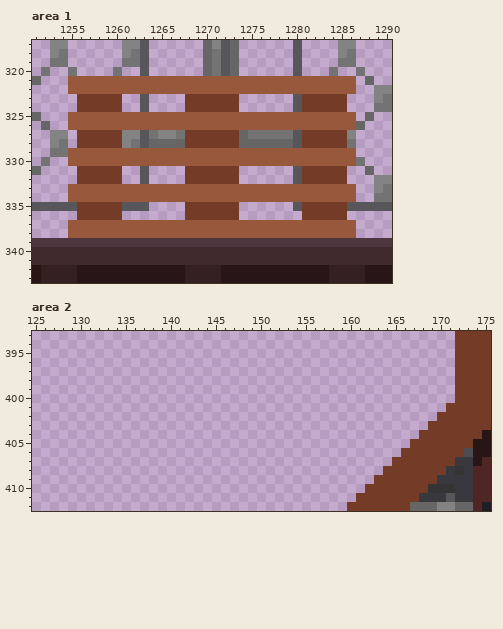
Two versions of one pixel-art file, assets/sprites/environment/chapter-1.aseprite. Above: the version before the commit.
2132x512 pixels, 1 frame. Colours within 5 levels of each other are drawn and written as one. Shown: area 1: x 1251..1290, y 317..343; area 2: x 125..175, y 393..412. The commit also changed other parts of the picture, which this record leaves out.
New version:
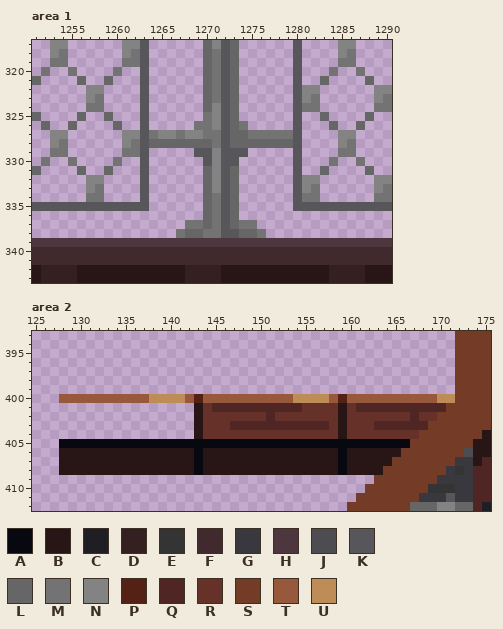
Palette (. is transparent): A #080810  B #281516  C #1e1e24  D #352021  E #353434  F #402a2e  G #38383e  H #4d363d  J #4d4d51  K #57575b  L #666666  M #737373  N #838383  P #532214  Q #4f2624  R #663129  S #743b27  T #98583c  U #be8c57
Diff:
{"change": "layer \"Proto 1/Building\" now shown"}
{"change": "layer \"Props exterior\" now hidden"}
{"where": "area 1"}
{"y":321,"x":1255,"old":"TTTTTTTTTTTTTTTTTTTTTTTTTTTTTTTT","new":".L..L...K......LMKL......K..L..."}
{"y":322,"x":1255,"old":"TTTTTTTTTTTTTTTTTTTTTTTTTTTTTTTT","new":"..NN....K......LMKL......KNN...."}
{"y":323,"x":1256,"old":"SSSSS","new":".NM.."}
{"y":323,"x":1268,"old":"SSSSSS","new":"..LMKL"}
{"y":323,"x":1281,"old":"SSSSS","new":"NM..."}
{"y":324,"x":1256,"old":"SSSSS","new":".MM.."}
{"y":324,"x":1268,"old":"SSSSSS","new":"..LNKL"}
{"y":324,"x":1281,"old":"SSSSS","new":"MM..."}
{"y":325,"x":1255,"old":"TTTTTTTTTTTTTTTTTTTTTTTTTTTTTTTT","new":".L..L...K......MNKL......K..L..."}
{"y":326,"x":1255,"old":"TTTTTTTTTTTTTTTTTTTTTTTTTTTTTTTT","new":"L....L..K.....MMNKLM.....K...L.."}
{"y":327,"x":1256,"old":"SSSSS","new":"....."}
{"y":327,"x":1268,"old":"SSSSSS","new":"NNMMKL"}
{"y":327,"x":1281,"old":"SSSSS","new":"....N"}
{"y":328,"x":1256,"old":"SSSSS","new":"....."}
{"y":328,"x":1268,"old":"SSSSSS","new":"LLLMKL"}
{"y":328,"x":1281,"old":"SSSSS","new":"....N"}
{"y":329,"x":1255,"old":"TTTTTTTTTTTTTTTTTTTTTTTTTTTTTTTT","new":"......MMK.....KKNKKK.....K....MM"}
{"y":330,"x":1255,"old":"TTTTTTTTTTTTTTTTTTTTTTTTTTTTTTTT","new":"M....M..K......KNKK......K...M.."}
{"y":331,"x":1256,"old":"SSSSS","new":"L..L."}
{"y":331,"x":1268,"old":"SSSSSS","new":"..LNKL"}
{"y":331,"x":1281,"old":"SSSSS","new":"..L.."}
{"y":332,"x":1256,"old":"SSSSS","new":".NN.."}
{"y":332,"x":1268,"old":"SSSSSS","new":"..LNKL"}
{"y":332,"x":1281,"old":"SSSSS","new":"NN..."}
{"y":333,"x":1255,"old":"TTTTTTTTTTTTTTTTTTTTTTTTTTTTTTTT","new":"..NM....K......LNKL......KNM...."}
{"y":334,"x":1255,"old":"TTTTTTTTTTTTTTTTTTTTTTTTTTTTTTTT","new":"..MM....K......LMKL......KMM...."}
{"y":335,"x":1256,"old":"SSSSS","new":"KKKKK"}
{"y":335,"x":1268,"old":"SSSSSS","new":"..LMKL"}
{"y":335,"x":1281,"old":"SSSSS","new":"KKKKK"}
{"y":336,"x":1256,"old":"SSSSS","new":"....."}
{"y":336,"x":1268,"old":"SSSSSS","new":"..LMKL"}
{"y":336,"x":1281,"old":"SSSSS","new":"....."}
{"y":337,"x":1255,"old":"TTTTTTTTTTTTTTTTTTTTTTTTTTTTTTTT","new":".............MMLMKLMM..........."}
{"y":338,"x":1255,"old":"TTTTTTTTTTTTTTTTTTTTTTTTTTTTTTTT","new":"............MLLMMKKLLM.........."}
{"where": "area 2, layer \"Proto 1/Building\""}
{"y":400,"x":128,"old":"............................................","new":"TTTTTTTTTTUUUUTPTTTTTTTTTTUUUUTPTTTTTTTTTTUU"}
{"y":401,"x":143,"old":"............................","new":"BRQQQQQQQQQQRRRRBRQQQQQQQQQQ"}
{"y":402,"x":143,"old":"...........................","new":"BRRRRRRRQRRRRRRRBRRRRRRRQRR"}
{"y":403,"x":143,"old":"..........................","new":"BRRRQQQQQQQQQQQRBRRRQQQQQQ"}
{"y":404,"x":143,"old":".........................","new":"BRRRRRRRRRRRRRRRBRRRRRRRR"}
{"y":405,"x":128,"old":".......................................","new":"AAAAAAAAAAAAAAAAAAAAAAAAAAAAAAAAAAAAAAA"}
{"y":406,"x":128,"old":"......................................","new":"BBBBBBBBBBBBBBBABBBBBBBBBBBBBBBABBBBBB"}
{"y":407,"x":128,"old":".....................................","new":"BBBBBBBBBBBBBBBABBBBBBBBBBBBBBBABBBBB"}
{"y":408,"x":128,"old":"....................................","new":"BBBBBBBBBBBBBBBABBBBBBBBBBBBBBBABBBB"}
